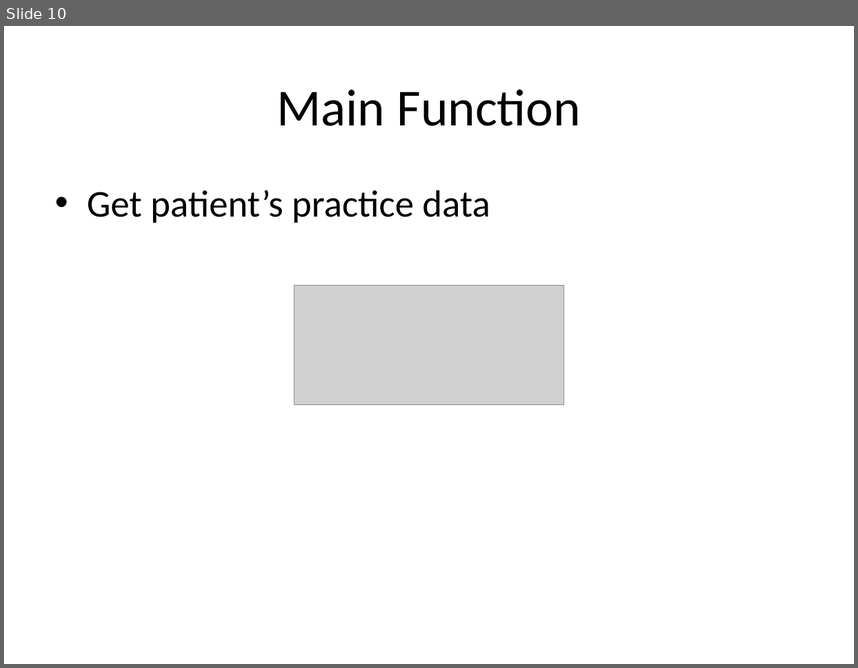
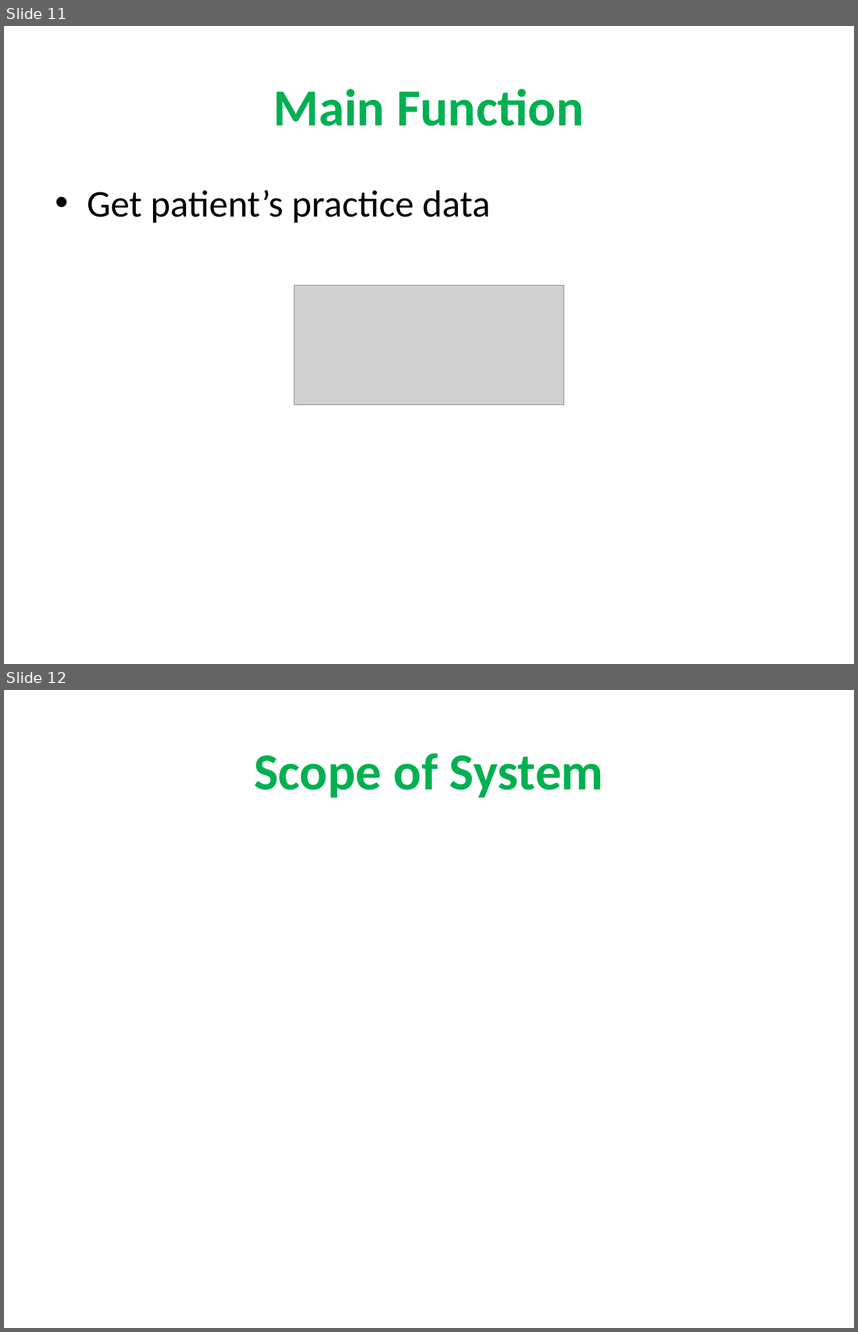
Before and after one commit to quantdse60878/HSTS, a slide deck: docs/Temperature Presentation/Quy/New_Common.pptx. Shown one above the other, each under a label of ours: slide 10 before the commit, slides 11 and 12 after it. The pictures are 858x668 and 858x1332 pixels, drawn with LibreOffice and Linux fonts; fonts in the diff are those of the drawing; grey boxes stand for pictures; background and template pictures are left out. Boxes give left, top, right and bottom in pixels: in the first picture for what was removed or moved away, otherwise in the second. Text is boxed around its words. In the diff, an @@ line names an element or a change of style, - is before the commit and + after.

Commit message:
wer

```diff
--- a/docs/Temperature Presentation/Quy/New_Common.pptx
+++ b/docs/Temperature Presentation/Quy/New_Common.pptx
@@ slide 12 added at [4,690,854,1328], background picture (left out) @@
@@ title added at [254,753,604,798], 44 pt, text #00B050, bold @@
+Scope of System
@@ what was slide 10 is now slide 11 @@
@@ slide 11 changed as well @@
@@ title "Main Function" at [273,89,584,126]: text colour #000000 to #00B050, bold on @@
```
Also in this commit, not shown: 11 other slides changed, 1 other slide added.
